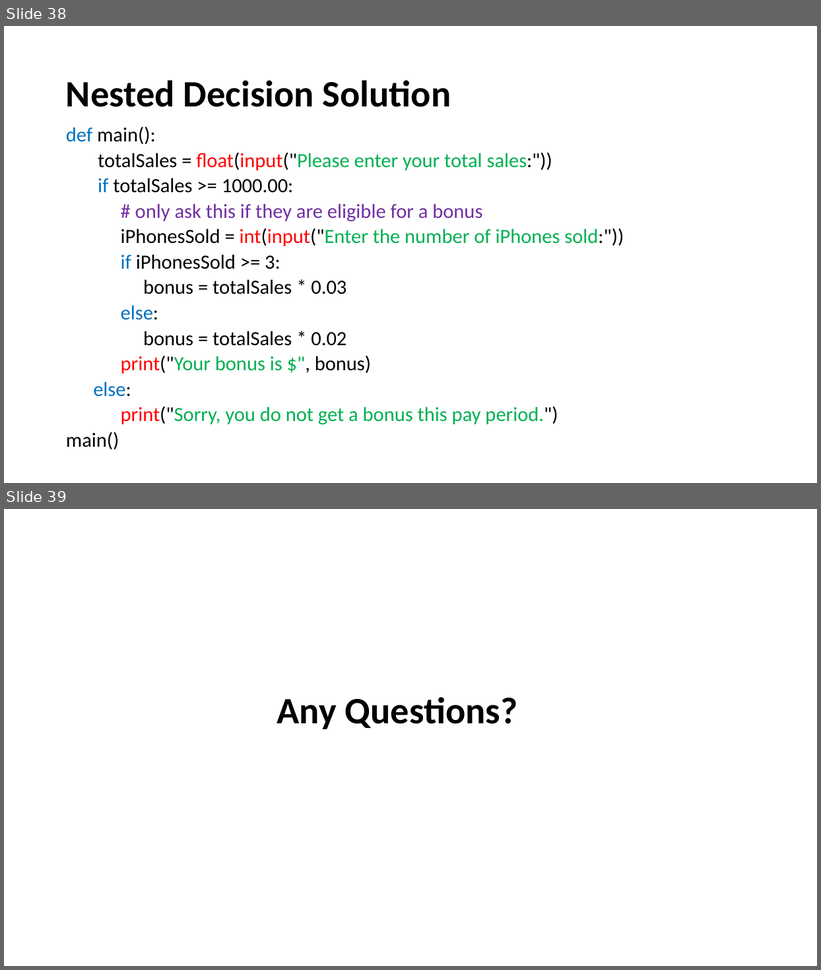
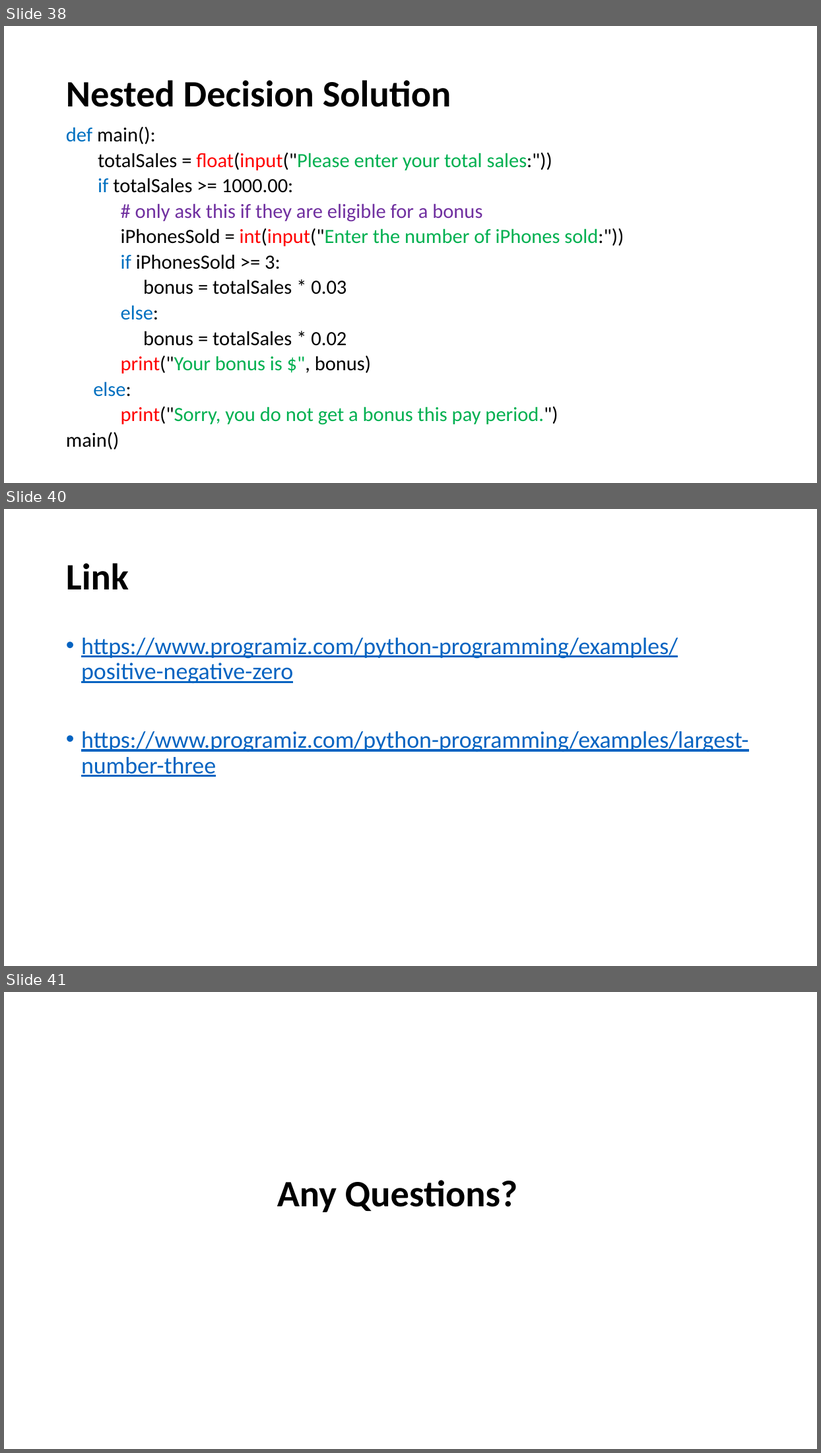
Before and after one commit to HKohin/Python-for-Upward-Bound-Program, a slide deck: PYTHON_6_Decision Structures.pptx. Shown one above the other, each under a label of ours: slides 38 and 39 before the commit, slides 38, 40 and 41 after it; the slides between them are not shown. The pictures are 821x970 and 821x1453 pixels, drawn with LibreOffice and Linux fonts; fonts in the diff are those of the drawing. Boxes give left, top, right and bottom in pixels: in the first picture for what was removed or moved away, otherwise in the second. Text is boxed around its words. In the diff, an @@ line names an element or a change of style, - is before the commit and + after.

```diff
--- a/PYTHON_6_Decision Structures.pptx
+++ b/PYTHON_6_Decision Structures.pptx
@@ slide 40 added at (4, 509, 817, 966), background #FFFFFF @@
@@ title added at (66, 563, 129, 590), 44 pt, text #000000, bold @@
+Link
@@ text added at (81, 638, 749, 777), 28 pt, text #0563C1, underline @@
+• https://www.programiz.com/python-programming/examples/positive-negative-zero
+• https://www.programiz.com/python-programming/examples/largest-number-three
@@ what was slide 39 is now slide 41 @@
```
Also in this commit, not shown: 1 other slide added.
